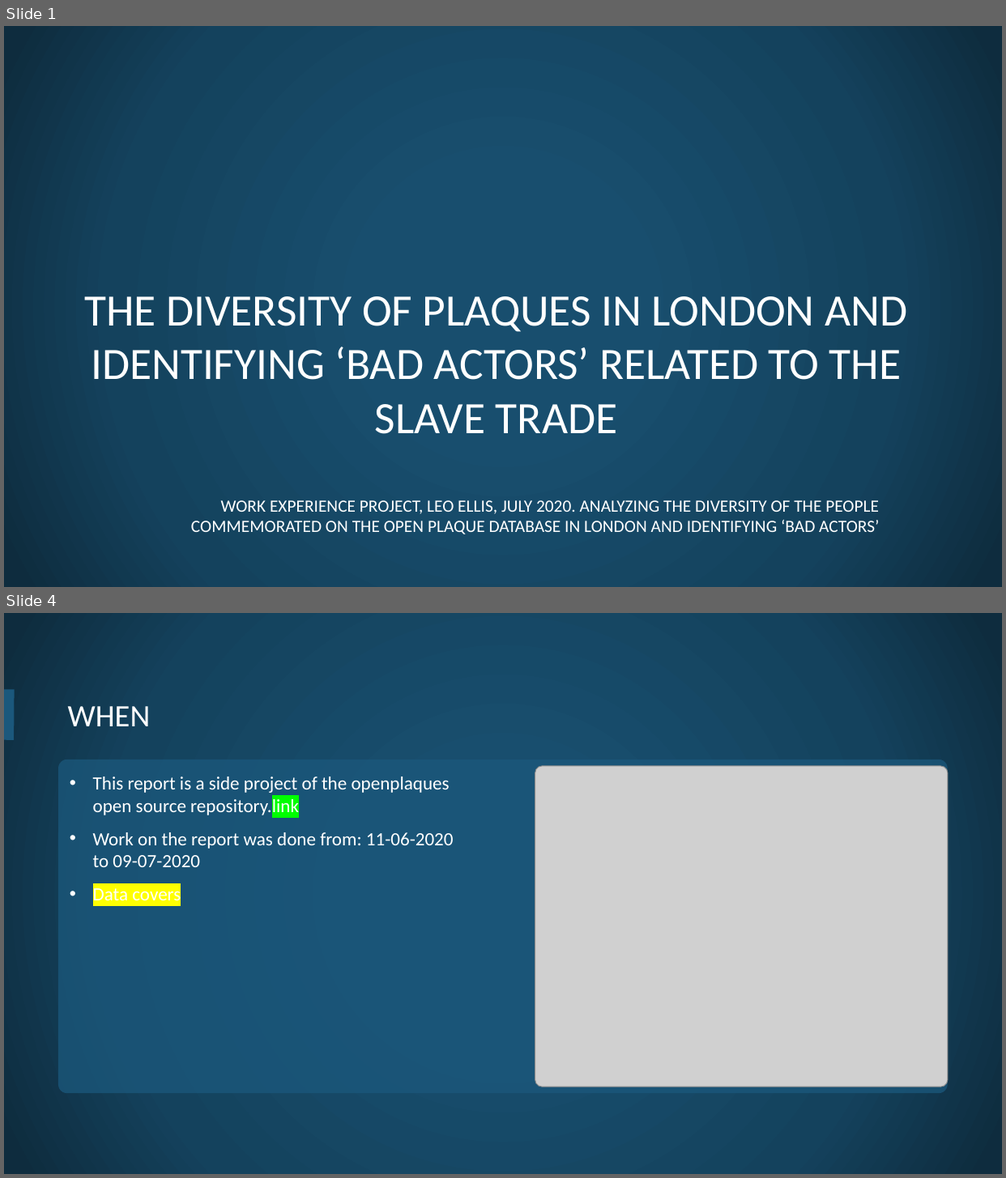
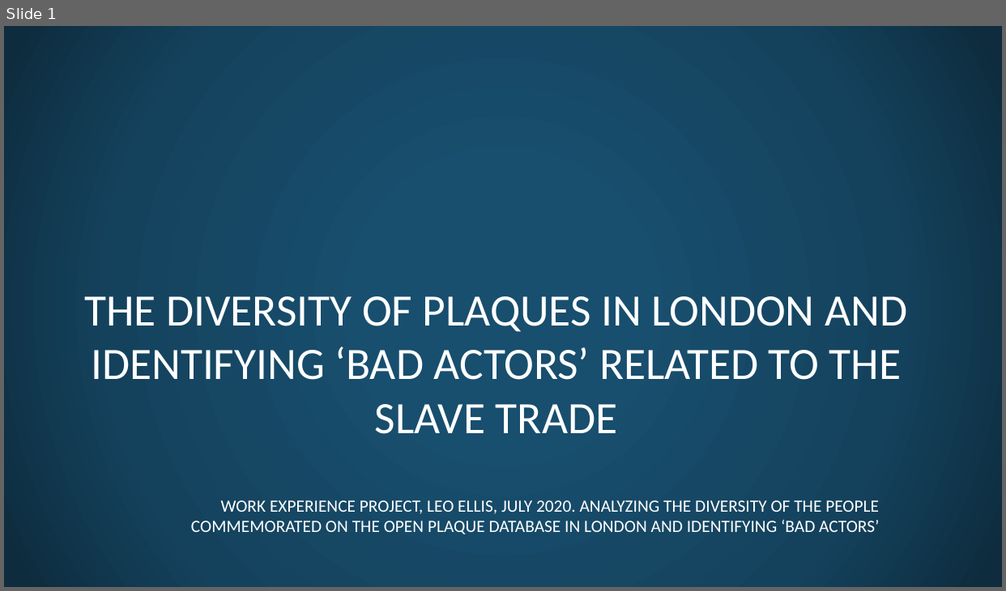
Before and after one commit to openheritage/open-plaques-diversity, a slide deck: The diversity of plaques in London.pptx. Shown one above the other, each under a label of ours: slides 1 and 4 before the commit, slide 1 after it; the slides between them are not shown. The pictures are 1006x1178 and 1006x591 pixels, drawn with LibreOffice and Linux fonts; fonts in the diff are those of the drawing; grey boxes stand for pictures; background and template pictures are left out. Boxes give left, top, right and bottom in pixels: in the first picture for what was removed or moved away, otherwise in the second. Text is boxed around its words. In the diff, an @@ line names an element or a change of style, - is before the commit and + after.

```diff
--- a/The diversity of plaques in London.pptx
+++ b/The diversity of plaques in London.pptx
@@ slide 4 removed at bbox=[4, 613, 1002, 1174], background picture (left out) @@
@@ line removed from (9, 735) to (9, 695) @@
@@ title removed at bbox=[68, 706, 151, 726] @@
-WHEN
@@ rounded rectangle removed at bbox=[58, 760, 948, 1093] @@
@@ text removed at bbox=[93, 777, 454, 901] @@
-• This report is a side project of the openplaques open source repository.link
-• Work on the report was done from: 11-06-2020 to 09-07-2020
-• Data covers
@@ picture removed at bbox=[535, 766, 948, 1087] @@
```
Also in this commit, not shown: 5 slides changed, 5 slides added, 2 other slides removed.
